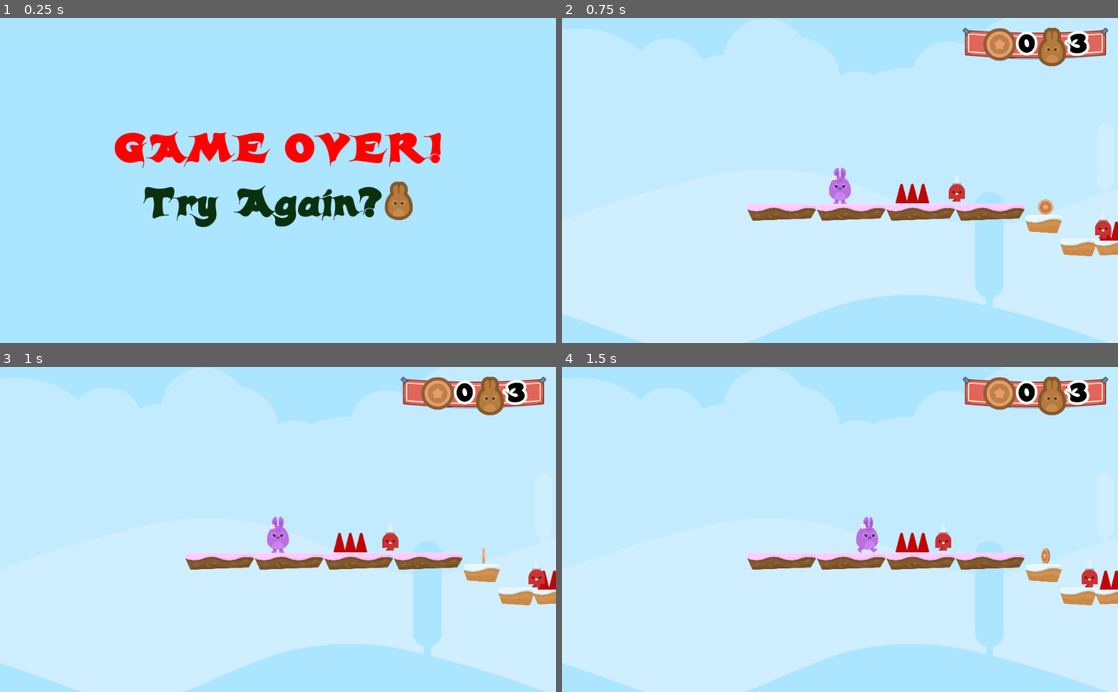
Above: before the commit, frames 1-4 (two rows, left to right).
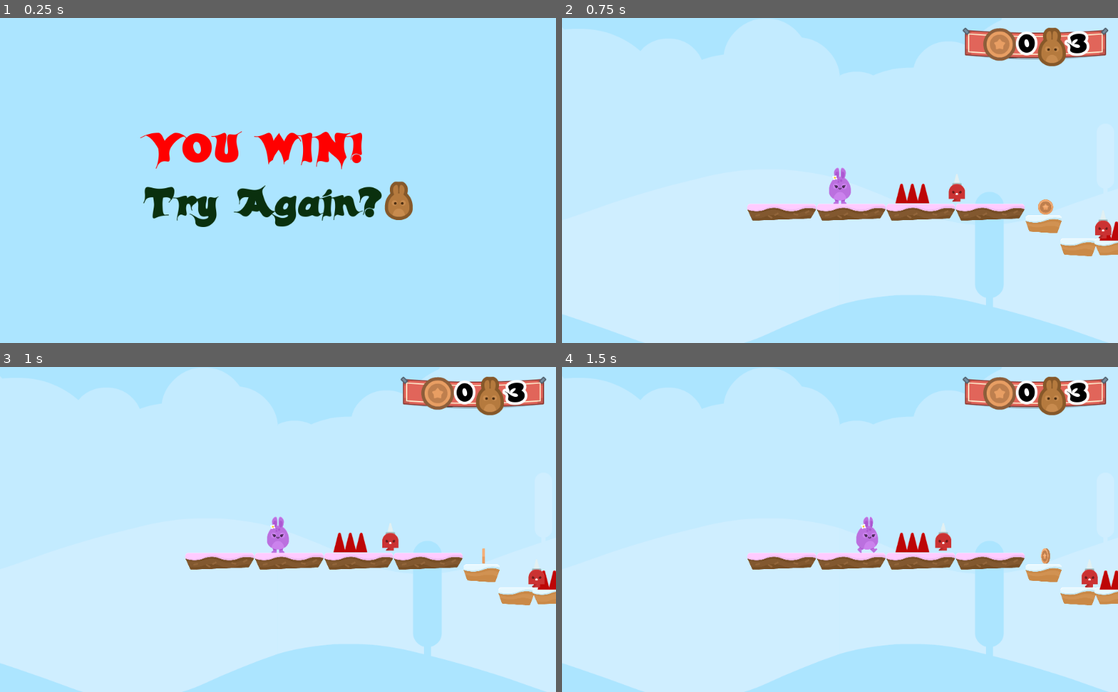
Above: after the commit, the same moments.

Repository: KennedyMungai/SimplePlatformer
Game: Godot game, scene res://Scenes/Win.tscn
Two runs of this game, one before a commit and one after it. Both use one fixed random seed, a clock stepped at 60 frames per second and the inputs below. This scene is started directly instead of the project's main scene.
Inputs (mouse positions are in pixels of both pictures, inside the frame that each line leads up to):
- Up to frame 1 (0.25 s): no input
- Up to frame 2 (0.75 s): click (962, 206) at 0.5 s
- Up to frame 3 (1 s): no input
- Up to frame 4 (1.5 s): hold D (right) from 1.28 s (still down)

The runs differ from the first frame. In frame 1, 3.4% of the frame differs, in the area x 20-80%, y 34-47%; in frame 2, nothing differs; in frame 3, nothing differs; in frame 4, nothing differs.

Commit message:
Changed the main label to a you win

Diff:
--- a/Scenes/Win.tscn
+++ b/Scenes/Win.tscn
@@ -3,3 +3,22 @@
 [ext_resource path="res://Scenes/GameOver.tscn" type="PackedScene" id=1]
 
 [node name="Win" instance=ExtResource( 1 )]
+
+[node name="VBoxContainer" parent="CenterContainer" index="0"]
+margin_left = 264.0
+margin_right = 760.0
+
+[node name="Label" parent="CenterContainer/VBoxContainer" index="0"]
+margin_right = 496.0
+text = "YOU WIN!"
+
+[node name="HBoxContainer" parent="CenterContainer/VBoxContainer" index="1"]
+margin_right = 496.0
+
+[node name="Label2" parent="CenterContainer/VBoxContainer/HBoxContainer" index="0"]
+margin_left = 0.0
+margin_right = 440.0
+
+[node name="RestartButton" parent="CenterContainer/VBoxContainer/HBoxContainer" index="1"]
+margin_left = 444.0
+margin_right = 496.0
